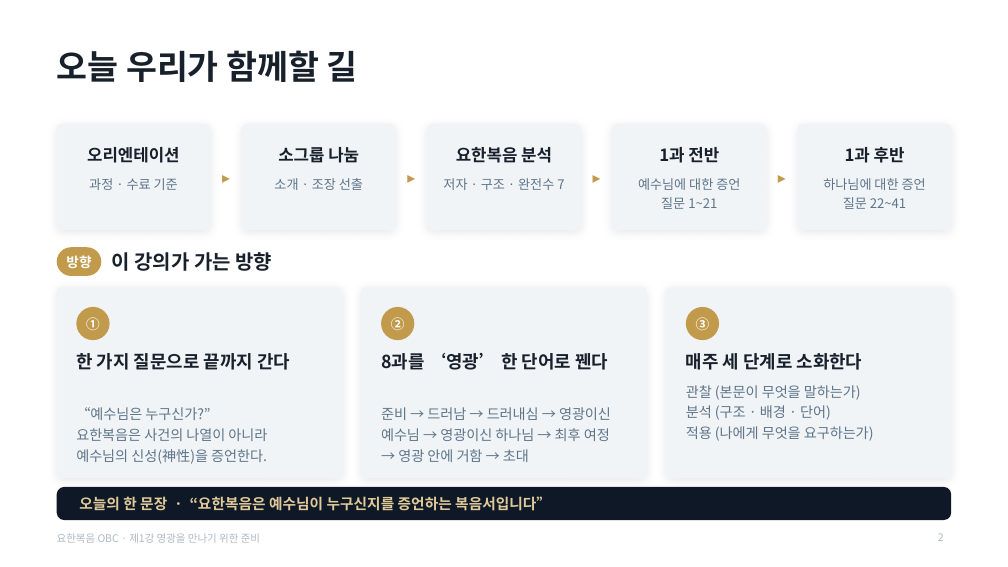
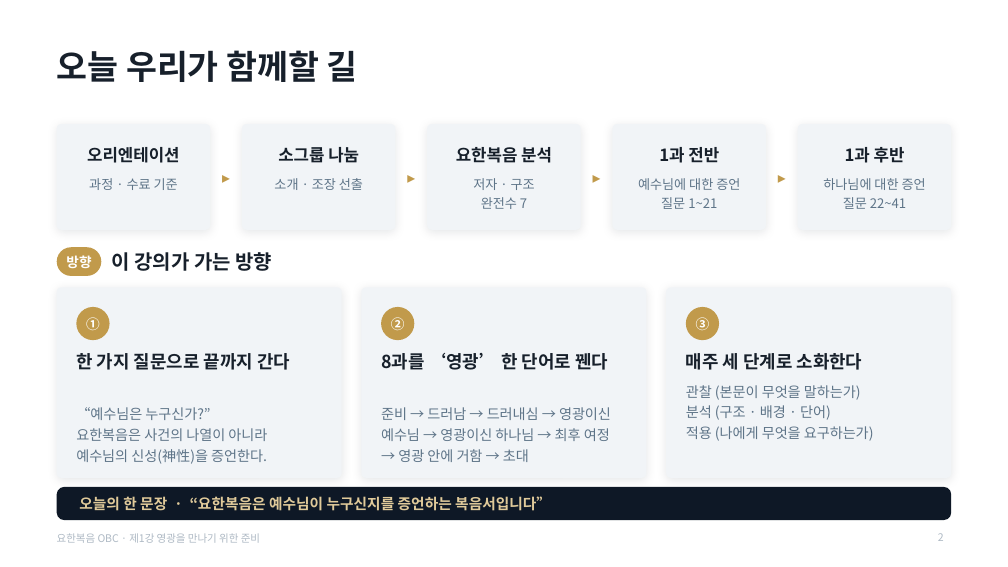
Before and after one commit to mio-modu/bible_GospelofJohn, a slide deck: slide 2 of dist/요한복음_1강_영광을_만나기_위한_준비.pptx. Drawn at 1008x567 pixels with LibreOffice and Linux fonts; fonts in the diff are those of the drawing. Boxes give left, top, right and bottom in pixels: in the first picture for what was removed or moved away, otherwise in the second. Text is boxed around its words. In the diff, an @@ line names an element or a change of style, - is before the commit and + after.

```diff
--- a/dist/요한복음_1강_영광을_만나기_위한_준비.pptx
+++ b/dist/요한복음_1강_영광을_만나기_위한_준비.pptx
@@ text at box(473, 178, 535, 209): text changed @@
-저자 · 구조 · 완전수 7
+저자 · 구조
+완전수 7
```
Also in this commit, not shown: 11 other slides changed, 6 other files.
